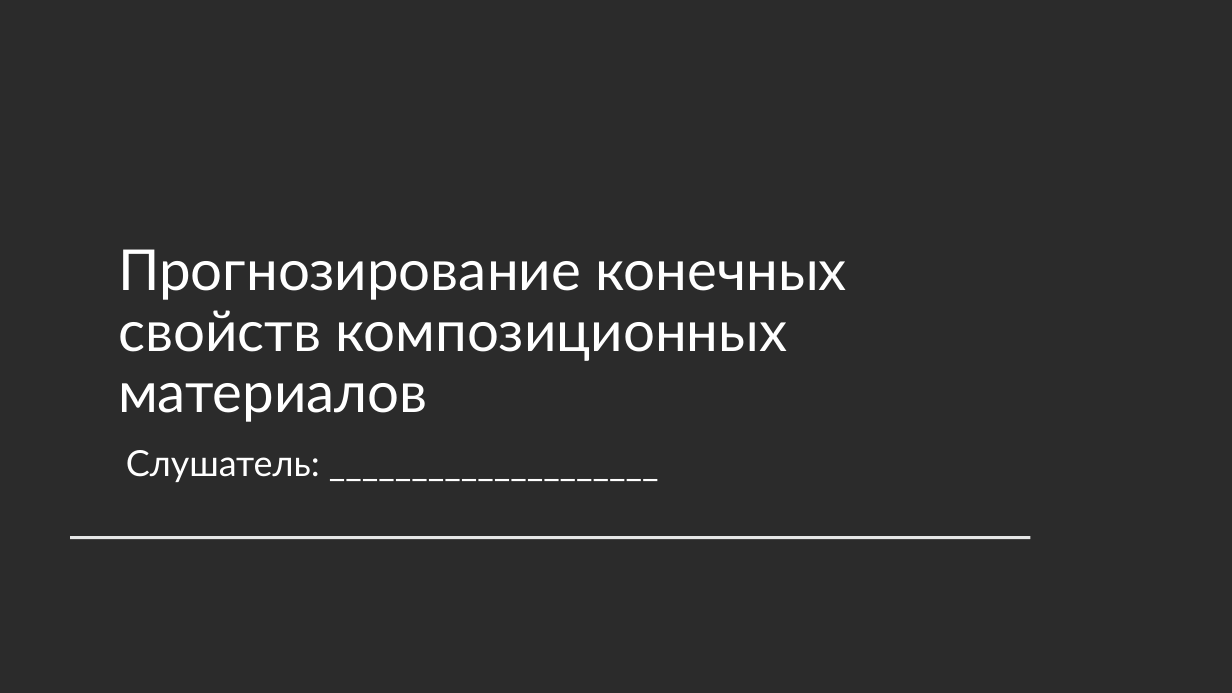
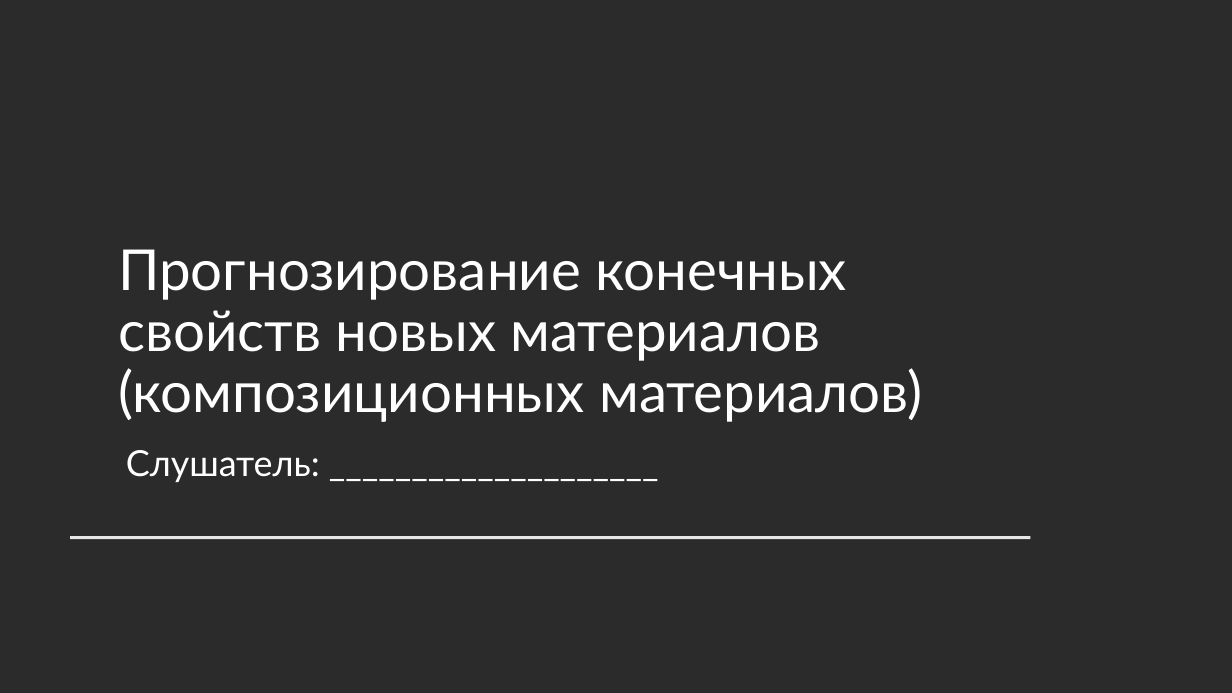
Before and after one commit to fpvcstep/composites-property-prediction, a slide deck: slide 1 of presentation/defense.pptx. Drawn at 1232x693 pixels with LibreOffice and Linux fonts; fonts in the diff are those of the drawing; background and template pictures are left out; a plain dark background stands for a picture behind light text. Boxes give left, top, right and bottom in pixels: in the first picture for what was removed or moved away, otherwise in the second. Text is boxed around its words. In the diff, an @@ line names an element or a change of style, - is before the commit and + after.

```diff
--- a/presentation/defense.pptx
+++ b/presentation/defense.pptx
@@ title at box(118, 249, 922, 422): text changed @@
-Прогнозирование конечных свойств композиционных материалов
+Прогнозирование конечных свойств новых материалов (композиционных материалов)
```
Also in this commit, not shown: 11 other slides changed, 16 other files.
